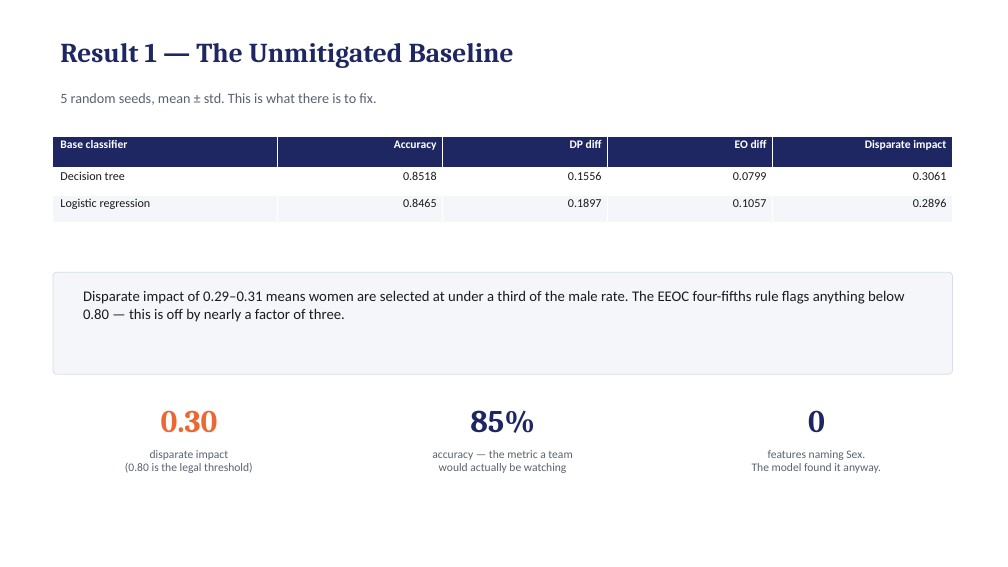
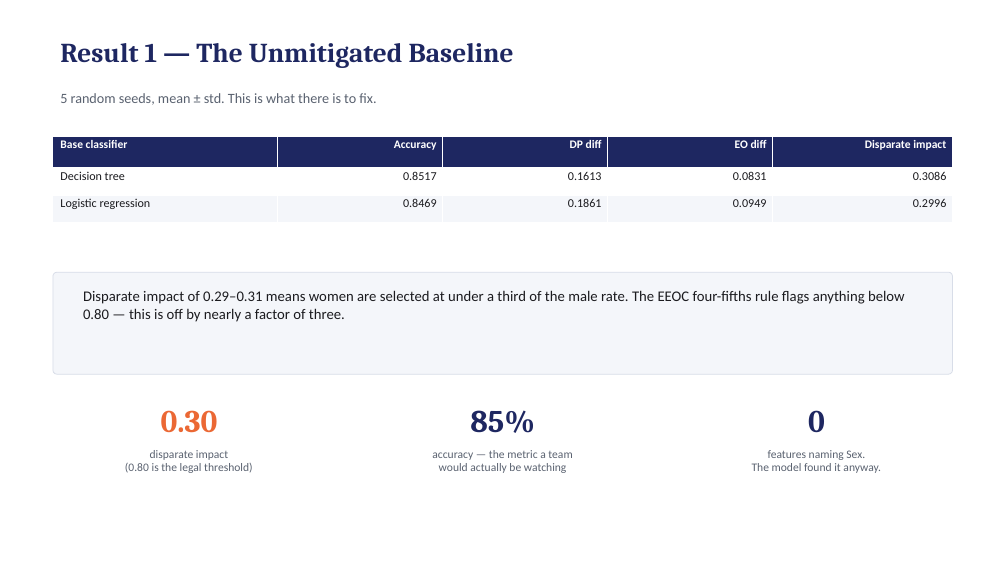
Before and after one commit to Dheirav/who-pays-for-fairness, a slide deck: slide 13 of bias_mitigation_plan.pptx. Drawn at 1008x567 pixels with LibreOffice and Linux fonts; fonts in the diff are those of the drawing. Boxes give left, top, right and bottom in pixels: in the first picture for what was removed or moved away, otherwise in the second. Text is boxed around its words. In the diff, an @@ line names an element or a change of style, - is before the commit and + after.

```diff
--- a/bias_mitigation_plan.pptx
+++ b/bias_mitigation_plan.pptx
@@ table at <box>53,136,953,222</box> @@
-row 2: Decision tree | 0.8518 | 0.1556 | 0.0799 | 0.3061
+row 2: Decision tree | 0.8517 | 0.1613 | 0.0831 | 0.3086
-row 3: Logistic regression | 0.8465 | 0.1897 | 0.1057 | 0.2896
+row 3: Logistic regression | 0.8469 | 0.1861 | 0.0949 | 0.2996
```
Also in this commit, not shown: 2 other slides changed, 19 other files.
